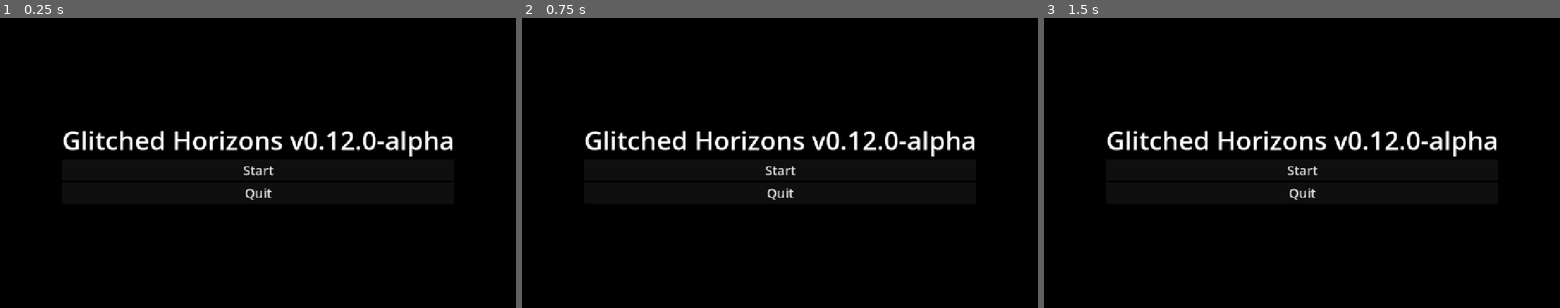
Above: before the commit, frames 1-3 (left to right).
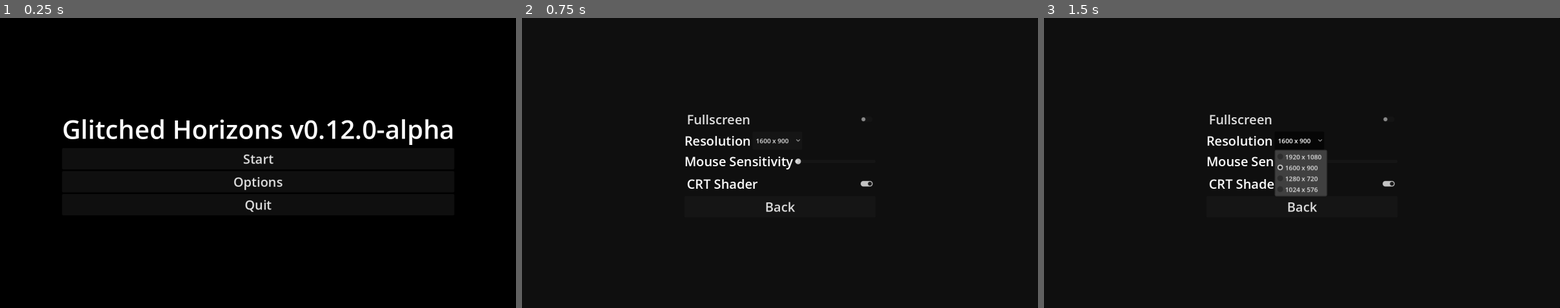
Above: after the commit, the same moments.

Repository: EnderiousGaming/R0-0TRoguelike
Game: Godot game, scene res://scenes/main_menu.tscn
Same seed, same stepped clock (60 frames per second), same inputs: the game is played once before the commit and once after it.
Inputs (mouse positions are in pixels of both pictures, inside the frame that each line leads up to):
- Up to frame 1 (0.25 s): no input
- Up to frame 2 (0.75 s): click (780, 180) at 0.5 s, where only the run after the commit has a clickable "Options"
- Up to frame 3 (1.5 s): click (1296, 139) at 1.25 s, where only the run after the commit has a clickable "1600 x 900"

The runs differ from the first frame. In frame 1, 3.9% of the frame differs, in the area x 12-88%, y 34-67%; in frame 2, 3.3%; in frame 3, 4.6%, in the area x 12-88%, y 33-67%.

Commit message:
Exported v0.12.0-alpha and fixed a couple extra bugs and polishes

Diff:
--- a/scenes/game_over.tscn
+++ b/scenes/game_over.tscn
@@ -52,9 +52,9 @@
 anchor_right = 0.5
 anchor_bottom = 0.5
 offset_left = -91.0
-offset_top = 165.0
+offset_top = 200.0
 offset_right = 91.0
-offset_bottom = 220.00049
+offset_bottom = 255.00049
 grow_horizontal = 2
 grow_vertical = 2
 
--- a/scenes/main_menu.tscn
+++ b/scenes/main_menu.tscn
@@ -1,8 +1,13 @@
 [gd_scene format=3 uid="uid://dbd58g2wdp54u"]
+
+[ext_resource type="PackedScene" uid="uid://cpgvqce7hobrv" path="res://scenes/options_menu.tscn" id="1_l6cm7"]
 
 [sub_resource type="GDScript" id="GDScript_vue75"]
 script/source = "extends Control
 
+@onready var main_buttons = $VBoxContainer
+@onready var options_menu = $OptionsMenu
+@onready var options_button = $VBoxContainer/OptionsButton
 
 # ==========================================
 # CORE LOGIC
@@ -11,6 +16,12 @@
 func _ready():
 	# CRUCIAL: Free the mouse cursor so the player can actually click the menu buttons!
 	Input.set_mouse_mode(Input.MOUSE_MODE_VISIBLE)
+
+	options_menu.visible = false
+	options_button.pressed.connect(show_options)
+
+	# Listen for the new signal!
+	options_menu.back_pressed.connect(hide_options)
 
 func _process(_delta):
 	# (Optional: Any dynamic background or UI animations can be updated here)
@@ -32,6 +43,20 @@
 
 func _on_quit_button_pressed():
 	get_tree().quit()
+
+
+func show_options():
+	print(\"SYSTEM: Options button clicked!\")
+	main_buttons.visible = false
+	options_menu.visible = true
+	# Force the menu to capture mouse clicks
+	options_menu.mouse_filter = Control.MOUSE_FILTER_STOP
+
+func hide_options():
+	options_menu.visible = false
+	main_buttons.visible = true
+	# Set it back to ignore so it doesn't block the main menu buttons
+	options_menu.mouse_filter = Control.MOUSE_FILTER_IGNORE
 "
 
 [node name="MainMenu" type="Control" unique_id=1004380336]
@@ -76,10 +101,19 @@
 theme_override_font_sizes/font_size = 32
 text = "Start"
 
+[node name="OptionsButton" type="Button" parent="VBoxContainer" unique_id=1746795293]
+layout_mode = 2
+theme_override_font_sizes/font_size = 32
+text = "Options"
+
 [node name="QuitButton" type="Button" parent="VBoxContainer" unique_id=826833246]
 layout_mode = 2
 theme_override_font_sizes/font_size = 32
 text = "Quit"
 
+[node name="OptionsMenu" parent="." unique_id=939318422 instance=ExtResource("1_l6cm7")]
+layout_mode = 1
+anchors_preset = 15
+
 [connection signal="pressed" from="VBoxContainer/StartButton" to="." method="_on_start_button_pressed"]
 [connection signal="pressed" from="VBoxContainer/QuitButton" to="." method="_on_quit_button_pressed"]
--- /dev/null
+++ b/scenes/options_menu.tscn
@@ -0,0 +1,70 @@
+[gd_scene format=3 uid="uid://cpgvqce7hobrv"]
+
+[ext_resource type="Script" uid="uid://dww8r6b8yekrq" path="res://scripts/options_menu.gd" id="1_liyum"]
+
+[node name="OptionsMenu" type="Panel" unique_id=939318422]
+process_mode = 3
+anchors_preset = -1
+anchor_right = 1.0
+anchor_bottom = 1.0
+grow_horizontal = 2
+grow_vertical = 2
+script = ExtResource("1_liyum")
+
+[node name="VBoxContainer" type="VBoxContainer" parent="." unique_id=866865731]
+layout_mode = 1
+anchors_preset = 8
+anchor_left = 0.5
+anchor_top = 0.5
+anchor_right = 0.5
+anchor_bottom = 0.5
+offset_left = -237.0
+offset_top = -135.0
+offset_right = 237.0
+offset_bottom = 135.0
+grow_horizontal = 2
+grow_vertical = 2
+
+[node name="FullscreenToggle" type="CheckButton" parent="VBoxContainer" unique_id=1319959824]
+layout_mode = 2
+theme_override_font_sizes/font_size = 32
+text = "Fullscreen"
+
+[node name="HBoxContainer" type="HBoxContainer" parent="VBoxContainer" unique_id=538662428]
+layout_mode = 2
+
+[node name="Label" type="Label" parent="VBoxContainer/HBoxContainer" unique_id=1451617046]
+layout_mode = 2
+theme_override_font_sizes/font_size = 32
+text = "Resolution"
+horizontal_alignment = 1
+
+[node name="ResolutionDropdown" type="OptionButton" parent="VBoxContainer/HBoxContainer" unique_id=475613180]
+layout_mode = 2
+
+[node name="HBoxContainer2" type="HBoxContainer" parent="VBoxContainer" unique_id=782675373]
+layout_mode = 2
+
+[node name="Label" type="Label" parent="VBoxContainer/HBoxContainer2" unique_id=1337555421]
+layout_mode = 2
+theme_override_font_sizes/font_size = 32
+text = "Mouse Sensitivity"
+
+[node name="SensitivitySlider" type="HSlider" parent="VBoxContainer/HBoxContainer2" unique_id=1780463793]
+custom_minimum_size = Vector2(200, 50)
+layout_mode = 2
+size_flags_horizontal = 3
+min_value = 0.005
+max_value = 0.05
+step = 0.001
+value = 0.005
+
+[node name="CRTToggle" type="CheckButton" parent="VBoxContainer" unique_id=1938643659]
+layout_mode = 2
+theme_override_font_sizes/font_size = 32
+text = "CRT Shader"
+
+[node name="BackButton" type="Button" parent="VBoxContainer" unique_id=1510546249]
+layout_mode = 2
+theme_override_font_sizes/font_size = 32
+text = "Back"
--- a/scenes/player.tscn
+++ b/scenes/player.tscn
@@ -2,7 +2,7 @@
 
 [ext_resource type="Script" uid="uid://bnvka1t8uknl6" path="res://scripts/player.gd" id="1_3vyb7"]
 [ext_resource type="Shader" uid="uid://ck4x4uio6igdq" path="res://shaders/player.gdshader" id="2_g2els"]
-[ext_resource type="Script" uid="uid://dww8r6b8yekrq" path="res://scripts/options_menu.gd" id="2_qhqgy"]
+[ext_resource type="PackedScene" uid="uid://cpgvqce7hobrv" path="res://scenes/options_menu.tscn" id="2_qhqgy"]
 
 [sub_resource type="CapsuleShape3D" id="CapsuleShape3D_g2els"]
 
@@ -352,72 +352,12 @@
 mouse_filter = 2
 color = Color(0.6666667, 0, 0, 0)
 
-[node name="OptionsMenu" type="Panel" parent="HUD" unique_id=1732998522]
-process_mode = 3
-anchors_preset = 15
-anchor_right = 1.0
-anchor_bottom = 1.0
-grow_horizontal = 2
-grow_vertical = 2
-script = ExtResource("2_qhqgy")
-
-[node name="VBoxContainer" type="VBoxContainer" parent="HUD/OptionsMenu" unique_id=867032943]
-layout_mode = 1
-anchors_preset = 8
-anchor_left = 0.5
-anchor_top = 0.5
-anchor_right = 0.5
-anchor_bottom = 0.5
-offset_left = -20.0
-offset_top = -20.0
-offset_right = 20.0
-offset_bottom = 20.0
-grow_horizontal = 2
-grow_vertical = 2
-
-[node name="FullscreenToggle" type="CheckButton" parent="HUD/OptionsMenu/VBoxContainer" unique_id=1423146847]
-layout_mode = 2
-theme_override_font_sizes/font_size = 32
-text = "Fullscreen"
-
-[node name="HBoxContainer" type="HBoxContainer" parent="HUD/OptionsMenu/VBoxContainer" unique_id=1525155243]
-layout_mode = 2
-
-[node name="Label" type="Label" parent="HUD/OptionsMenu/VBoxContainer/HBoxContainer" unique_id=683369586]
-layout_mode = 2
-theme_override_font_sizes/font_size = 32
-text = "Resolution"
-horizontal_alignment = 1
-
-[node name="ResolutionDropdown" type="OptionButton" parent="HUD/OptionsMenu/VBoxContainer/HBoxContainer" unique_id=1263014971]
-layout_mode = 2
-
-[node name="HBoxContainer2" type="HBoxContainer" parent="HUD/OptionsMenu/VBoxContainer" unique_id=331079147]
-layout_mode = 2
-
-[node name="Label" type="Label" parent="HUD/OptionsMenu/VBoxContainer/HBoxContainer2" unique_id=782406517]
-layout_mode = 2
-theme_override_font_sizes/font_size = 32
-text = "Mouse Sensitivity"
-
-[node name="SensitivitySlider" type="HSlider" parent="HUD/OptionsMenu/VBoxContainer/HBoxContainer2" unique_id=1417647546]
-custom_minimum_size = Vector2(200, 50)
-layout_mode = 2
-size_flags_horizontal = 3
-min_value = 0.005
-max_value = 0.05
-step = 0.001
-value = 0.005
-
-[node name="CRTToggle" type="CheckButton" parent="HUD/OptionsMenu/VBoxContainer" unique_id=13420126]
-layout_mode = 2
-theme_override_font_sizes/font_size = 32
-text = "CRT Shader"
-
-[node name="BackButton" type="Button" parent="HUD/OptionsMenu/VBoxContainer" unique_id=1909808677]
-layout_mode = 2
-theme_override_font_sizes/font_size = 32
-text = "Back"
+[node name="OptionsMenu" parent="HUD" unique_id=939318422 instance=ExtResource("2_qhqgy")]
+
+[node name="SaveIndicator" type="Label" parent="HUD" unique_id=2051580663]
+offset_right = 40.0
+offset_bottom = 23.0
+text = "Autosaving..."
 
 [node name="CRTFilter" type="CanvasLayer" parent="." unique_id=333146233]
 layer = 0
--- a/scripts/boss.gd
+++ b/scripts/boss.gd
@@ -182,6 +182,13 @@
 	# 2. Delete the enemy
 	queue_free()
 
+	# Check if their current difficulty beats their previous record
+	if RunManager.current_difficulty > SaveManager.save_data["stats"]["highest_threat_cleared"]:
+		SaveManager.save_data["stats"]["highest_threat_cleared"] = RunManager.current_difficulty
+		print("SYSTEM: New maximum threat level cleared!")
+
+	SaveManager.save_game()
+
 	# 2. Add a dramatic 3-second pause so the player sees the final damage number
 	await get_tree().create_timer(3.0).timeout
 
--- a/scripts/game_over.gd
+++ b/scripts/game_over.gd
@@ -25,6 +25,11 @@
 func populate_lifetime_stats():
 	var stats = SaveManager.save_data["stats"]
 
+	# Translate the integer into the difficulty name
+	var threat_text = "NONE"
+	if stats["highest_threat_cleared"] >= 0:
+		threat_text = RunManager.DIFF_NAMES[stats["highest_threat_cleared"]]
+
 	var text = "HIGHEST SCORE: %d\n" % stats["highest_score"]
 	text += "HIGHEST FLOOR: %d\n" % stats["highest_stage_reached"]
 	text += "TOTAL PURGED: %d\n" % stats["total_daemons_purged"]
@@ -32,7 +37,8 @@
 	text += "TOTAL DAMAGE: %d\n" % stats["damage_dealt"]
 	text += "TOTAL BOSSES: %d\n" % stats["bosses_purged"]
 	text += "TOTAL SPENT: %d\n" % stats["points_spent"]
-	text += "R0-0T DEATHS: %d" % stats["r0_0t_deaths"]
+	text += "R0-0T DEATHS: %d\n" % stats["r0_0t_deaths"]
+	text += "MAX THREAT PURGED: %s\n" % threat_text
 
 	lifetime_stats_label.text = text
 
--- a/scripts/main_menu.gd
+++ b/scripts/main_menu.gd
@@ -1,11 +1,25 @@
 extends Control
 
+@onready var main_buttons = $VBoxContainer
+@onready var options_menu = $OptionsMenu
+@onready var options_button = $VBoxContainer/OptionsButton
 
-# Called when the node enters the scene tree for the first time.
-func _ready() -> void:
-	pass # Replace with function body.
+func _ready():
+	options_menu.visible = false
+	options_button.pressed.connect(show_options)
 
+	# Listen for the new signal!
+	options_menu.back_pressed.connect(hide_options)
 
-# Called every frame. 'delta' is the elapsed time since the previous frame.
-func _process(delta: float) -> void:
-	pass
+func show_options():
+	print("SYSTEM: Options button clicked!")
+	main_buttons.visible = false
+	options_menu.visible = true
+	# Force the menu to capture mouse clicks
+	options_menu.mouse_filter = Control.MOUSE_FILTER_STOP
+
+func hide_options():
+	options_menu.visible = false
+	main_buttons.visible = true
+	# Set it back to ignore so it doesn't block the main menu buttons
+	options_menu.mouse_filter = Control.MOUSE_FILTER_IGNORE
--- a/scripts/options_menu.gd
+++ b/scripts/options_menu.gd
@@ -1,4 +1,6 @@
 extends Panel
+
+signal back_pressed
 
 # --- UI REFERENCES ---
 @onready var fullscreen_toggle = $VBoxContainer/FullscreenToggle
@@ -125,4 +127,4 @@
 
 func hide_options():
 	visible = false
-	get_parent().get_node("PauseMenu").visible = true
+	back_pressed.emit()
--- a/scripts/player.gd
+++ b/scripts/player.gd
@@ -1,4 +1,6 @@
 extends CharacterBody3D
+
+@onready var save_indicator = $HUD/SaveIndicator
 
 # ==========================================
 # VARIABLES & REFERENCES
@@ -92,9 +94,24 @@
 	options_button.pressed.connect(func():
 		pause_menu.visible = false
 		options_menu.visible = true
-)
+	)
+	options_menu.back_pressed.connect(func():
+		pause_menu.visible = true
+	)
 
 	update_weapon_loadout()
+
+	save_indicator.modulate.a = 0.0 # Hide it by default
+	SaveManager.memory_synced.connect(flash_save_indicator)
+
+func flash_save_indicator():
+	# Cancel any running tweens so it doesn't glitch if saved rapidly
+	var tween = create_tween()
+
+	# Snap it to full visibility, wait 1.5 seconds, then fade out
+	save_indicator.modulate.a = 1.0
+	tween.tween_interval(1.5)
+	tween.tween_property(save_indicator, "modulate:a", 0.0, 0.5)
 
 func _unhandled_input(event):
 	# 1. Capture Mouse: Re-lock the mouse if the player clicks the game window
--- a/scripts/save_manager.gd
+++ b/scripts/save_manager.gd
@@ -1,4 +1,6 @@
 extends Node
+
+signal memory_synced
 
 const SAVE_PATH = "user://save_data.json"
 
@@ -12,7 +14,8 @@
 		"projectiles_fired": 0,
 		"damage_dealt": 0,
 		"bosses_purged": 0,
-		"points_spent": 0
+		"points_spent": 0,
+		"highest_threat_cleared": -1
 	},
 	"options": {
 		"master_volume": 1.0,
@@ -43,6 +46,8 @@
 		print("SYSTEM: Memory core synced. Save data written to disk.")
 	else:
 		print("CRITICAL ERROR: Failed to open save file for writing.")
+
+	memory_synced.emit()
 
 func load_game():
 	if not FileAccess.file_exists(SAVE_PATH):
Not shown, changed: export_presets.cfg
